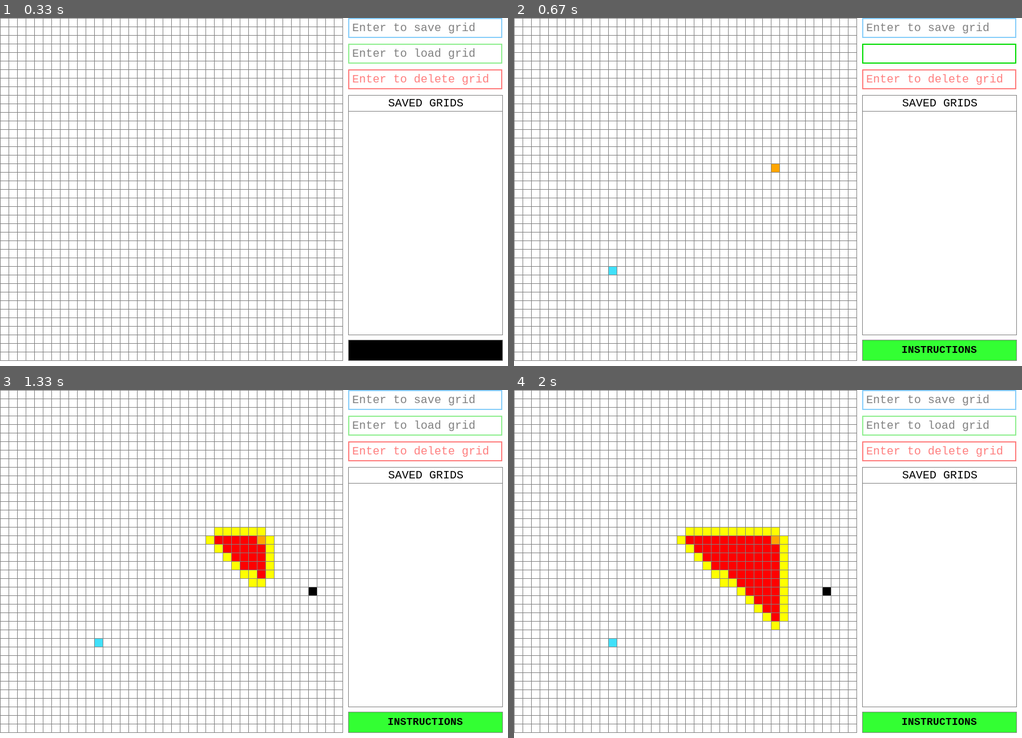
Above: before the commit, frames 1-4 (two rows, left to right).
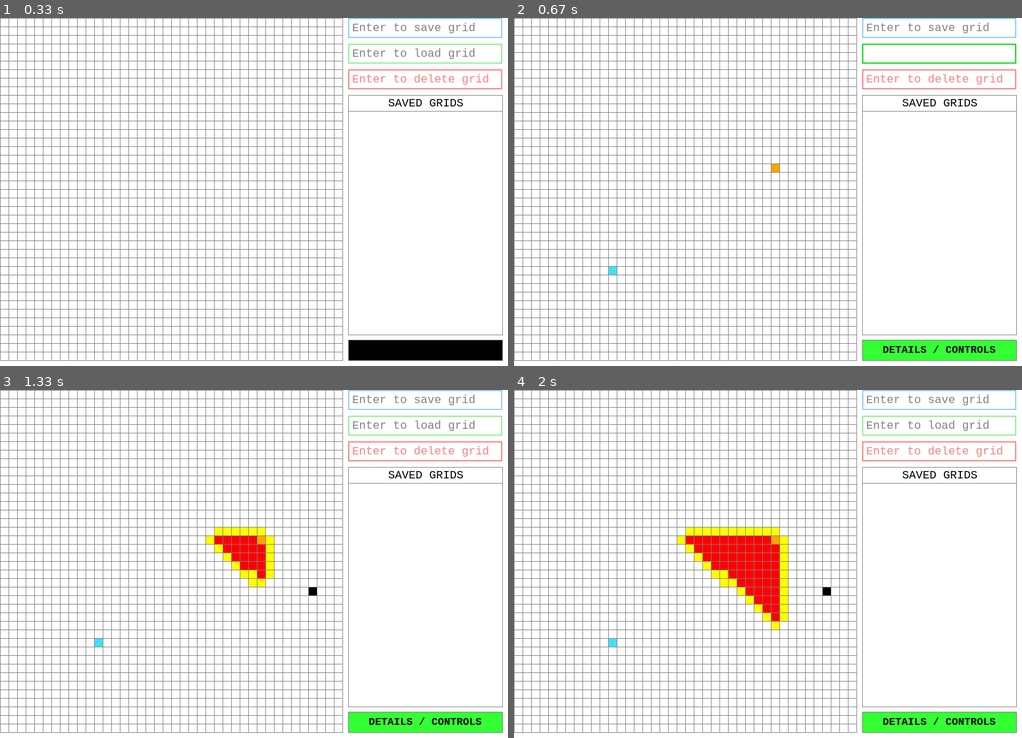
Above: after the commit, the same moments.

Repository: T995CC/CodingStuff
Game: pygame game, started from Python/PythonPrograms/Custom Games/PathFindingVisualizer/PathFindingVisualizer.py
Two runs of this game, one before a commit and one after it. Both use one fixed random seed, a clock stepped at 60 frames per second and the inputs below.
Inputs (mouse positions are in pixels of both pictures, inside the frame that each line leads up to):
- Up to frame 1 (0.33 s): no input
- Up to frame 2 (0.67 s): press the mouse at (940, 52) at 0.37 s; move the mouse to (773, 164) at 0.47 s; release the mouse at (610, 272) at 0.6 s
- Up to frame 3 (1.33 s): click (314, 595) at 0.72 s; tap Space at 1 s
- Up to frame 4 (2 s): no input

Frame 1 is identical in both runs. In frame 2, 0.3% of the frame differs, in the area x 72-95%, y 94-97%; in frame 3, 0.3%; in frame 4, 0.3%.

Commit message:
Button now prompts Details and Controls

Diff:
--- a/Python/PythonPrograms/Custom Games/PathFindingVisualizer/PathFindingVisualizer.py
+++ b/Python/PythonPrograms/Custom Games/PathFindingVisualizer/PathFindingVisualizer.py
@@ -16,6 +16,7 @@
 font_box = pygame.font.SysFont('ocraextended', 20)
 font_button = pygame.font.SysFont('ocraextended', 18, bold = 1)
 font_screen = pygame.font.SysFont('ocraextended', 13)
+font_screen_1 = pygame.font.SysFont('ocraextended', 13, bold = 1)
 font_screen_2 = pygame.font.SysFont('ocraextended', 20)
 font_screen_list = pygame.font.SysFont('ocraextended', 17)
 
@@ -41,6 +42,45 @@
 controls_text3 = 'SPACEBAR: Start algorithm'
 controls_text4 = 'R: Reset Grid'
 list_heading = 'SAVED GRIDS'
+
+d1 = 'Path Finding is finding the'
+d2 = 'shortest possible path between two'
+d3 = 'given points.'
+d4 = 'This Path Finding Visualizer'
+d5 = 'presents it\'s working on a 2D grid'
+d6 = '(40x40) in an attractive manner.'
+d7 = 'It let\'s the user create their own'
+d8 = 'simple or complex grids and allows'
+d9 = 'the user to save any grid instead'
+d10 = 'of losing it after the program is'
+d11 = 'shut down.'
+d12 = 'CONTROLS'
+d13 = 'Left Mouse Click:'
+d14 = 'Left-clicking any grid box (node)'
+d15 = 'will make it the START NODE (  )'
+d16 = 'Left-clicking another node will'
+d17 = 'make that node the END NODE (  )'
+d18 = 'Any nodes clicked after will'
+d19 = 'become BARRIERS (  )'
+d20 = 'The algorithm will find the'
+d21 = 'shortest possible path from the'
+d22 = 'START NODE to the END NODE while'
+d23 = 'avoiding the BARRIERS.'
+d24 = 'Right Mouse Click:'
+d25 = 'Right-clicking any node will'
+d26 = 'revert it back to an EMPTY node.'
+d27 = 'Spacebar:'
+d28 = 'Hitting the Spacebar key after'
+d29 = 'creating a grid will run the'
+d30 = 'algorithm.'
+d31 = 'R:'
+d32 = 'Hitting the R key will clear the'
+d33 = 'grid.'
+d34 = 'TIP:'
+d35 = 'Save a grid before starting'
+d36 = 'the algorithm.'
+d_last = 'Press the button again to close'
+d_last1 = 'this window.'
 saved_list = []
 for file in os.listdir("."):
 	if "." in file or os.path.isdir(file):
@@ -219,26 +259,63 @@
 	WINDOW.blit(save_txt_surface, (save_box.x+7, save_box.y+6))
 	WINDOW.blit(delete_txt_surface, (delete_box.x+7, delete_box.y+6))
 
-	# message(controls_text1, BLACK, 4, 603)
-	# message(controls_text2, BLACK, 4, 616)
-	# message(controls_text3, BLACK, 4, 629)
-	# message(controls_text4, BLACK, 4, 642)
-	#message2(list_heading, CYAN, 684, 98)
+	message(d1, BLACK, 897, 3)
+	message(d2, BLACK, 897, 16)
+	message(d3, BLACK, 897, 29)
+	message(d4, BLACK, 897, 55)
+	message(d5, BLACK, 897, 68)
+	message(d6, BLACK, 897, 81)
+	message(d7, BLACK, 897, 94)
+	message(d8, BLACK, 897, 107)
+	message(d9, BLACK, 897, 120)
+	message(d10, BLACK, 897, 133)
+	message(d11, BLACK, 897, 146)
+	message(d12, PURPLE, 897, 172)
+	message(d13, PURPLE, 897, 198)
+	message(d14, BLACK, 897, 211)
+	message(d15, BLACK, 897, 224)
+	message(d16, BLACK, 897, 237)
+	message(d17, BLACK, 897, 250)
+	message(d18, BLACK, 897, 263)
+	message(d19, BLACK, 897, 276)
+	message(d20, PURPLE, 897, 302)
+	message(d21, PURPLE, 897, 315)
+	message(d22, PURPLE, 897, 328)
+	message(d23, PURPLE, 897, 341)
+	message(d24, PURPLE, 897, 367)
+	message(d25, BLACK, 897, 380)
+	message(d26, BLACK, 897, 393)
+	message(d27, PURPLE, 897, 419)
+	message(d28, BLACK, 897, 432)
+	message(d29, BLACK, 897, 445)
+	message(d30, BLACK, 897, 458)
+	message(d31, PURPLE, 897, 484)
+	message(d32, BLACK, 897, 497)
+	message(d33, BLACK, 897, 510)
+	messagelast(d34, PURPLE, 897, 536)
+	message(d35, BLACK, 935, 536)
+	message(d36, BLACK, 935, 549)
+	messagelast(d_last, PURPLE, 895, 571)
+	messagelast(d_last1, PURPLE, 895, 584)
+
+	pygame.draw.rect(window, ORANGE, (1132,227,10,10))
+	pygame.draw.rect(window, CYAN, (1132,253,10,10))
+	pygame.draw.rect(window, BLACK, (1036,279,10,10))
+
 	message2(list_heading, BLACK, 680, 138)
 
 	messagelist(str(saved_list), PURPLE, 616, 166)
 
-	#pygame.draw.line(window, GREY, (610, 0), (890, 0), 1)		#top
-	#pygame.draw.line(window, GREY, (610, 47), (890, 47), 1)	  #top second
-	pygame.draw.line(window, GREY, (610, 135), (880, 135), 1)	  #top third
-	pygame.draw.line(window, GREY, (610, 163), (880, 163), 1)	  #top fourth
-	pygame.draw.line(window, GREY, (610, 555), (880, 555), 1)	#bottom
-	#pygame.draw.line(window, GREY, (0, 655), (600, 655), 1)	#bottom second
+
+	pygame.draw.line(window, GREY, (610, 135), (880, 135), 1)	  #top first
+	pygame.draw.line(window, GREY, (610, 163), (880, 163), 1)	  #top second
+	pygame.draw.line(window, GREY, (610, 555), (880, 555), 1)     #bottom
 	pygame.draw.line(window, GREY, (610, 135), (610, 555), 1)	  #left
 	pygame.draw.line(window, GREY, (880, 135), (880, 555), 1)	  #right
-	# pygame.draw.line(window, GREY, (300, 600), (300, 655), 1)   #save/delete separation
-	# pygame.draw.line(window, GREY, (600, 600), (600, 655), 1)   #right wall of delete
-	# pygame.draw.line(window, GREY, (0, 600), (0, 655), 1)   #left wall of save
+	pygame.draw.line(window, GREY, (890, 0), (1180, 0), 1)        #extra top
+	pygame.draw.line(window, GREY, (890, 600), (1180, 600), 1)    #extra bottom
+	pygame.draw.line(window, GREY, (890, 0), (890, 600), 1)       #extra left
+	pygame.draw.line(window, GREY, (1180, 0), (1180, 600), 1)     #extra right
 
 	pygame.display.update()
 
@@ -283,7 +360,7 @@
 		return False
 
 
-ins_button = Button(BLACK, 611, 565, 269, 35, 'INSTRUCTIONS')
+ins_button = Button(BLACK, 611, 565, 269, 35, 'DETAILS / CONTROLS')
 
 def redrawbutton():
 	ins_button.draw_button(WINDOW)
@@ -291,6 +368,10 @@
 def message(msg, color, x, y):
 	screen_text = font_screen.render(msg, 1, color)
 	WINDOW.blit(screen_text, (x, y))
+
+def messagelast(msg, color, x, y):
+	screen_text_1 = font_screen_1.render(msg, 1, color)
+	WINDOW.blit(screen_text_1, (x, y))
 
 def message2(msg, color, x, y):
 	screen_text_2 = font_screen_2.render(msg, 1, color)
